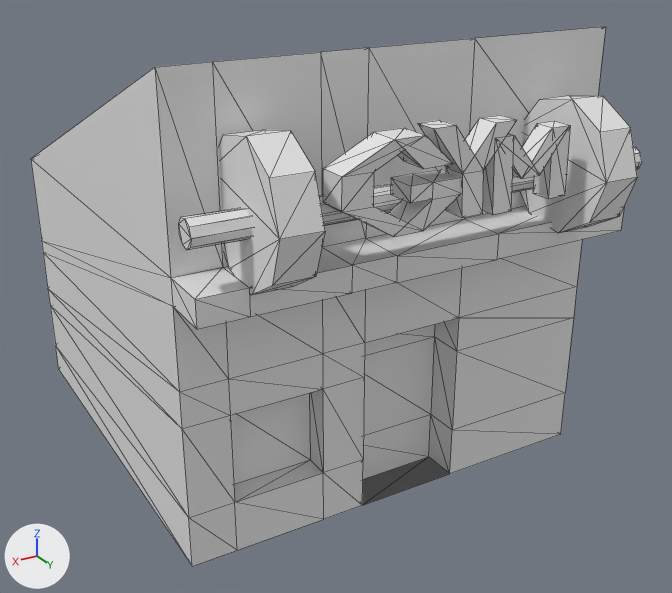
One commit to the glTF model models/gym.glb: the scene before it, then after it.
One viewpoint serves both versions: a 50 mm camera at (2.08, 3.91, 2.51) aimed at (-0.03, 0.4, 0.75). The axes (+X, +Y, +Z) are drawn at lower left. The lights are the same throughout. Mesh edges are drawn as thin lines. Where no turn or scale is listed for an object, it has been applied to the vertices. Vertices at the same position are counted once.

In view in the first picture: 'bar', 'door', 'lettering', 'main_building', 'weight.l', 'weight.r'.
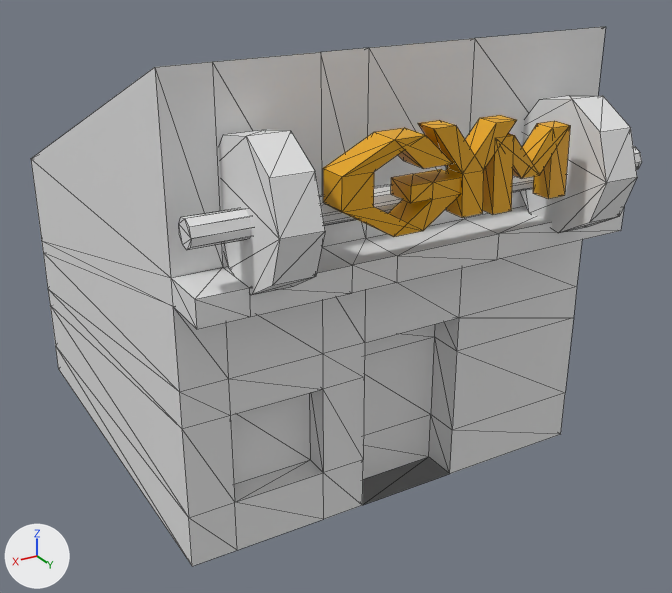
Edits to the scene script, one JSON object a line:
```json
{"op": "add", "block": "mat_material_001", "code": ["mat_material_001 = principled_material('Material.001')", "mat_material_001.base_color = (0.8, 0.385, 0.0)  # yellow #e7a700"]}
{"block": "me_cube_003", "where": "me_cube_003.from_pydata(...)  # 68 vertices, 130 faces; spans x -0.495..0.537, y 1.256..1.423, z 1.416..1.786"}
{"block": "me_cube_003", "where": "# used by ob_lettering; location = (0.0, 0.0, 0.0)"}
{"block": "me_cube_003", "change": "me_cube_003 part 1"}
{"block": "me_cube_003", "change": "30 faces are deleted"}
{"block": "me_cube_003", "change": "30 new faces join them"}
{"block": "me_cube_003", "change": "me_cube_003 part 2: 130 faces spanning x -0.495..0.537, y 1.256..1.423, z 1.416..1.786 switch from no material to mat_material_001 (yellow #e7a700)"}
```

Pixel boxes (x1, y1, x2, y2) of what changed, in the pictures (672 x 593 px; the box of a moved part takes in the faces that stretch with it):
```json
{"part": 1, "of": "me_cube_003", "change": "moved or reshaped", "before": [395, 115, 570, 199], "after": [395, 115, 570, 199]}
{"part": 2, "of": "me_cube_003", "change": "recoloured", "before": [323, 120, 570, 237], "after": [323, 120, 570, 237]}
```
